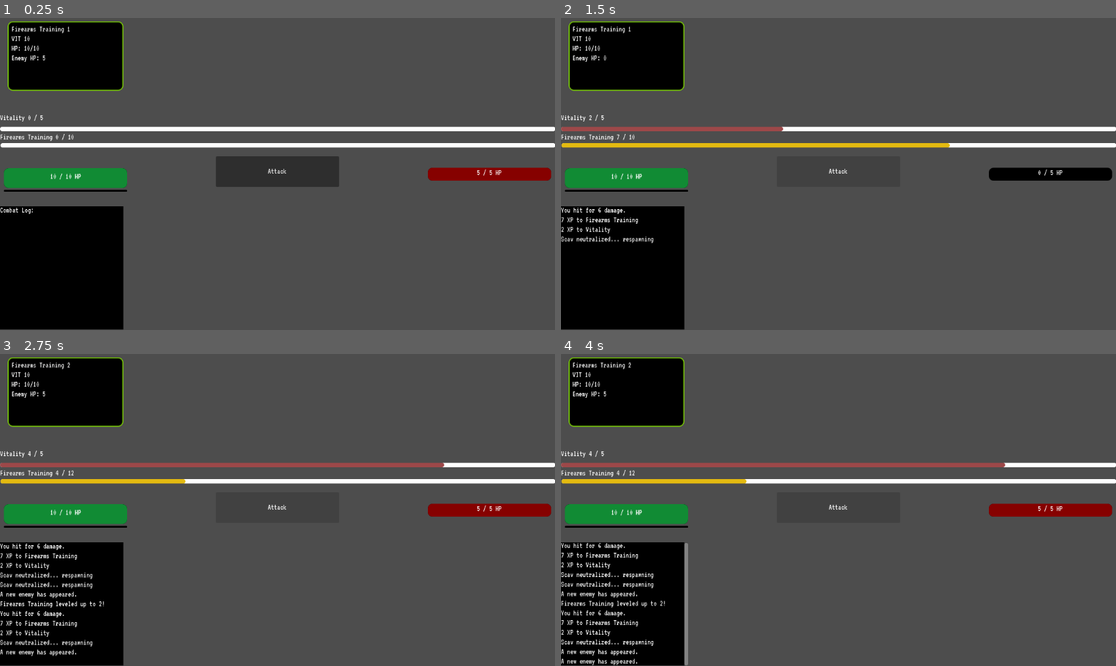
Above: before the commit, frames 1-4 (two rows, left to right).
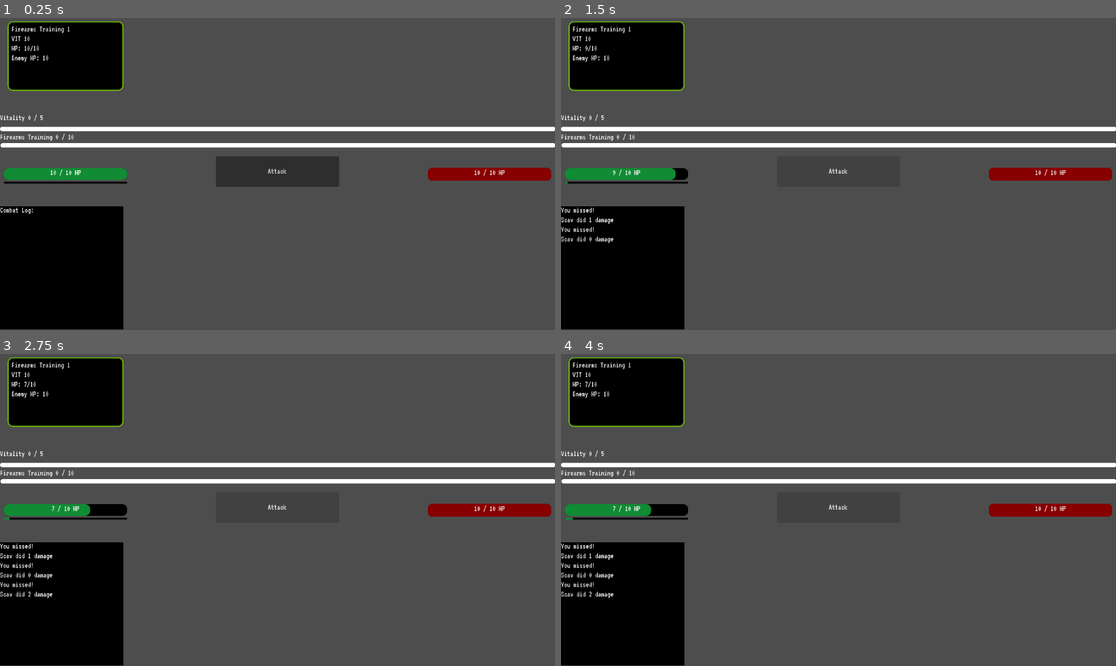
Above: after the commit, the same moments.

Repository: spalmer7/pmc_idler
Game: Godot game, scene res://scenes/game/game.tscn
Two runs of this game, one before a commit and one after it. Both use one fixed random seed, a clock stepped at 60 frames per second and the inputs below.
Inputs:
- Up to frame 1 (0.25 s): no input
- Up to frame 2 (1.5 s): click "Attack" at 0.5 s; click "Attack" at 1.25 s
- Up to frame 3 (2.75 s): click "Attack" at 2 s
- Up to frame 4 (4 s): tap Enter at 2.75 s; tap Space at 3.5 s

The runs differ from the first frame. In frame 1, 0.9% of the frame differs, in the area x 0-91%, y 12-56%; in frame 2, 4.0%; in frame 3, 4.3%; in frame 4, 4.8%, in the area x 0-91%, y 2-100%.

Commit message:
add defense stat and change damage hit chance
- Added a new defense stat to eventually be used to calculate hit chance
- Created basic formula for hit rolls
- Updated some messages

Diff:
--- a/data/enemies/Raider.tres
+++ b/data/enemies/Raider.tres
@@ -6,5 +6,7 @@
 script = ExtResource("1_esok4")
 name = "Raider"
 max_health = 15
-enemy_damage = 2
+enemy_min_damage = 0
+enemy_max_damage = 3
+enemy_defence = 4
 metadata/_custom_type_script = "uid://cletp67jsosil"
--- a/data/enemies/Scav.tres
+++ b/data/enemies/Scav.tres
@@ -5,7 +5,8 @@
 [resource]
 script = ExtResource("1_jfonv")
 name = "Scav"
-max_health = 5
-enemy_min_damage = 1
+max_health = 10
+enemy_min_damage = 0
 enemy_max_damage = 2
+enemy_defence = 3
 metadata/_custom_type_script = "uid://cletp67jsosil"
--- a/data/enemy_data.gd
+++ b/data/enemy_data.gd
@@ -5,3 +5,4 @@
 @export var max_health: int
 @export var enemy_min_damage: int
 @export var enemy_max_damage: int
+@export var enemy_defence : int
--- a/scenes/combat/combat.gd
+++ b/scenes/combat/combat.gd
@@ -89,9 +89,13 @@
 		var vitality_xp = int(xp_gain * 0.33)
 
 		# Log XP
-		combat_logs.append("You hit for %d damage." % damage)
-		combat_logs.append("%d XP to %s" % [xp_gain, main_skill.capitalize()])
-		combat_logs.append("%d XP to Vitality" % vitality_xp)
+		if damage > 0:
+			combat_logs.append("You hit for %d damage." % damage)
+			combat_logs.append("%d XP to %s" % [xp_gain, main_skill.capitalize()])
+			combat_logs.append("%d XP to Vitality" % vitality_xp)
+		elif damage == 0:
+			combat_logs.append("You missed!")
+
 
 		# UI updates
 		vitality_bar.update_bar()
@@ -120,9 +124,23 @@
 
 # Damage formula based on firearm + handling
 func _calculate_damage() -> int:
-	var fire = SkillManager.get_level("Firearms Training")
-	var handling = SkillManager.get_level("Weapon Handling")
-	return int(5 + (fire * 0.6) + (handling * 0.4))  # tweakable formula
+	var accuracy = SkillManager.get_level("Firearms Training")
+	var max_hit = int(5 + SkillManager.get_level("Weapon Handling") - enemy_data.enemy_defence)
+	var hit_chance = get_hit_chance(accuracy)
+	var roll = randi() % 100
+
+	print("Roll: %d | Chance: %d%% | Max Hit: %d" % [roll, hit_chance, max_hit])
+
+	if roll < hit_chance:
+		return randi_range(1, max_hit)
+	else:
+		return 0
+
+func get_hit_chance(accuracy: int) -> float:
+	var base_accuracy : float = 2
+	return (accuracy / (accuracy + base_accuracy)) * 100
+
+
 
 # Enemy attacks back
 func _enemy_attack() -> void:
--- a/scenes/combat/combat.tscn
+++ b/scenes/combat/combat.tscn
@@ -275,7 +275,7 @@
 [node name="PlayerHealthBar" type="ProgressBar" parent="VBoxContainer"]
 custom_minimum_size = Vector2(256, 24)
 layout_mode = 2
-size_flags_vertical = 3
+size_flags_vertical = 1
 theme_override_styles/background = SubResource("StyleBoxFlat_ijgaf")
 theme_override_styles/fill = SubResource("StyleBoxFlat_uakg0")
 value = 67.0
--- a/scenes/combat/xp_bar.gd
+++ b/scenes/combat/xp_bar.gd
@@ -1,6 +1,6 @@
 extends Node
 
-@export var skill_name: String  # "firearms_training"
+@export var skill_name: String  # "Firearms Training"
 
 @onready var bar: ProgressBar = $"."
 @onready var label: Label = $XPLabel
